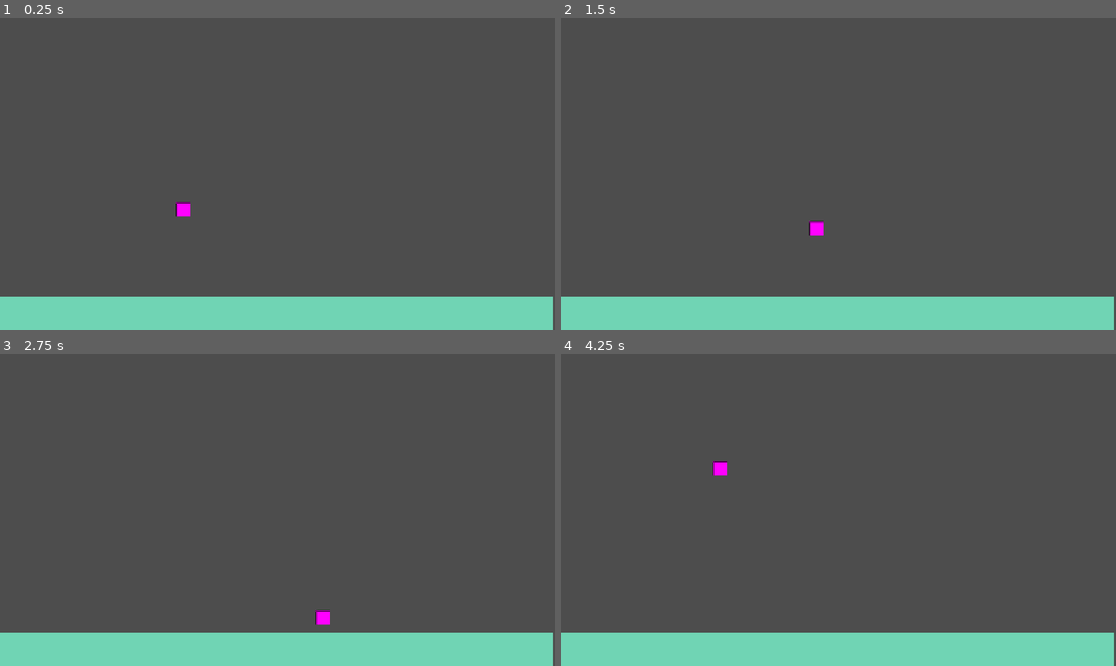
Above: before the commit, frames 1-4 (two rows, left to right).
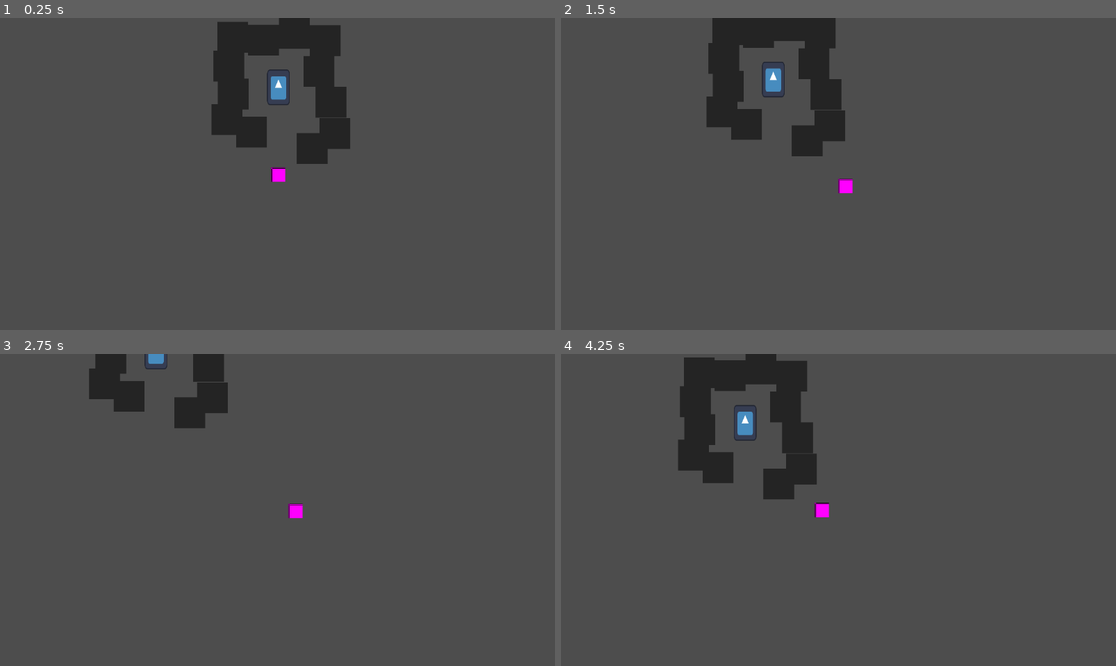
Above: after the commit, the same moments.

Repository: jwhankins177/sandcastle-engine
Game: Godot game, scene res://scenes/maps/test_level.tscn
Two runs of this game, one before a commit and one after it. Both use one fixed random seed, a clock stepped at 60 frames per second and the inputs below. The project has no main scene, so this scene is started directly. The engine's default icon, where the game draws it, is replaced by a stand-in: a white triangle on a blue panel in a dark square.
Inputs:
- Up to frame 1 (0.25 s): no input
- Up to frame 2 (1.5 s): tap Enter at 0.5 s; hold Right (ui_right) 0.53-1.28 s; hold Down (ui_down) from 1.28 s (still down)
- Up to frame 3 (2.75 s): release Down (ui_down) at 2.03 s; hold Right (ui_right) from 2.03 s (still down)
- Up to frame 4 (4.25 s): release Right (ui_right) at 2.78 s; hold Up (ui_up) 2.78-3.53 s; hold Left (ui_left) from 3.53 s (still down)

The runs differ from the first frame. In frame 1, 17% of the frame differs, in the area x 0-100%, y 0-100%; in frame 2, 17%; in frame 3, 14%; in frame 4, 17%.

Commit message:
rollback

Diff:
--- /dev/null
+++ b/resources/cards/loot_item.tscn
@@ -0,0 +1,7 @@
+[gd_scene format=3 uid="uid://dyedt6l37y3r2"]
+
+[node name="Area2D" type="Area2D"]
+
+[node name="Sprite2D" type="Sprite2D" parent="."]
+
+[node name="Sprite2D2" type="Sprite2D" parent="."]
--- /dev/null
+++ b/resources/cards/wall.tscn
@@ -0,0 +1,16 @@
+[gd_scene load_steps=2 format=3 uid="uid://dvy60apradr1h"]
+
+[sub_resource type="RectangleShape2D" id="RectangleShape2D_g3nl3"]
+size = Vector2(64, 64)
+
+[node name="Wall" type="StaticBody2D"]
+
+[node name="CollisionShape2D" type="CollisionShape2D" parent="."]
+position = Vector2(32, 32)
+shape = SubResource("RectangleShape2D_g3nl3")
+
+[node name="ColorRect" type="ColorRect" parent="."]
+offset_right = 64.0
+offset_bottom = 64.0
+color = Color(0.14044744, 0.14044747, 0.14044738, 1)
+metadata/_edit_use_anchors_ = true
--- /dev/null
+++ b/scenes/entities/loot_item.gd
@@ -0,0 +1,19 @@
+extends Area2D
+
+# This is your "Foreign Key".
+# You can drag any .tres card file into this slot in the Inspector.
+@export var card_data: CardData
+
+func _ready():
+	# In SQL, this is like a Trigger.
+	# When a 'body' enters this area, run the function.
+	body_entered.connect(_on_body_entered)
+
+func _on_body_entered(body):
+	# Check if the thing that touched us has our 'apply' method (The Player)
+	if body.has_method("apply_card_effect") and card_data != null:
+		body.apply_card_effect(card_data)
+
+		# Delete the loot from the world so it can't be picked up twice
+		# (Godot's version of 'DELETE FROM World WHERE id = self')
+		queue_free()
--- /dev/null
+++ b/scenes/entities/loot_item.tscn
@@ -0,0 +1,21 @@
+[gd_scene load_steps=4 format=3 uid="uid://cwtw8y0cpaipv"]
+
+[ext_resource type="Script" uid="uid://rvlq5cdq55ns" path="res://scenes/entities/loot_item.gd" id="1_1ywed"]
+[ext_resource type="Texture2D" uid="uid://cphxfp2va53b0" path="res://icon.svg" id="2_f602b"]
+
+[sub_resource type="RectangleShape2D" id="RectangleShape2D_f602b"]
+size = Vector2(48, 74)
+
+[node name="Area2D" type="Area2D"]
+script = ExtResource("1_1ywed")
+metadata/_edit_lock_ = true
+
+[node name="Sprite2D" type="Sprite2D" parent="."]
+position = Vector2(1.5258789e-05, -9.536743e-07)
+scale = Vector2(0.3671875, 0.578125)
+texture = ExtResource("2_f602b")
+metadata/_edit_lock_ = true
+
+[node name="CollisionShape2D" type="CollisionShape2D" parent="."]
+shape = SubResource("RectangleShape2D_f602b")
+metadata/_edit_lock_ = true
--- /dev/null
+++ b/scenes/entities/player.gd
@@ -0,0 +1,24 @@
+extends CharacterBody2D
+
+var base_speed: float = 200.0
+var current_speed: float = 200.0
+
+func _physics_process(_delta):
+	var direction = Input.get_vector("ui_left", "ui_right", "ui_up", "ui_down")
+	velocity = direction * current_speed
+	move_and_slide()
+
+func apply_card_effect(card: CardData):
+	# Using 'match' (Godot's version of Python 3.10's 'match' statement)
+	# This is much cleaner than nested If/Else.
+	print("Triggering Card: " + card.card_name)
+
+	# logic for the speed change
+	current_speed = base_speed * card.speed_multiplier
+
+	# Wait for the specific duration defined in the .tres file
+	await get_tree().create_timer(card.duration).timeout
+
+	# Reset to baseline
+	current_speed = base_speed
+	print("Effect worn off.")
--- /dev/null
+++ b/scenes/entities/player.tscn
@@ -0,0 +1,23 @@
+[gd_scene load_steps=4 format=3 uid="uid://c7uowfy4qg0ik"]
+
+[ext_resource type="Script" uid="uid://dmu205qtrw42s" path="res://scenes/entities/player.gd" id="1_gywni"]
+
+[sub_resource type="PlaceholderTexture2D" id="PlaceholderTexture2D_rkyj4"]
+size = Vector2(30, 30)
+
+[sub_resource type="RectangleShape2D" id="RectangleShape2D_gywni"]
+size = Vector2(30, 30)
+
+[node name="Player" type="CharacterBody2D"]
+script = ExtResource("1_gywni")
+
+[node name="Sprite2D" type="Sprite2D" parent="."]
+position = Vector2(1, 1)
+texture = SubResource("PlaceholderTexture2D_rkyj4")
+
+[node name="CollisionShape2D" type="CollisionShape2D" parent="."]
+position = Vector2(1, 1)
+shape = SubResource("RectangleShape2D_gywni")
+
+[node name="Camera2D" type="Camera2D" parent="."]
+position_smoothing_enabled = true
--- a/scenes/maps/test_level.gd
+++ b/scenes/maps/test_level.gd
@@ -1,20 +1,9 @@
 extends Node2D
 
 func _ready():
-	# This is a more manual way to grab the node.
-	# It will print a specific error if it can't find it.
-	var player = get_node_or_null("Player")
+	# This script is now just a 'Level Manager'
+	# Use it for things that affect the WHOLE level
+	print("Welcome to the Dungeon.")
 
-	if player == null:
-		print("CRITICAL ERROR: I am looking for a child named 'Player' but I don't see one.")
-		print("My current children are: ", get_children())
-		return # Stop the script so it doesn't crash
-
-	print("Player found! Systems nominal.")
-
-	# Rest of your logic...
-	await get_tree().create_timer(3.0).timeout
-	var speed_buff = load("res://resources/cards/speed_boost.tres")
-
-	if speed_buff is CardData:
-		player.apply_card_effect(speed_buff)
+	# You could use this to play background music or trigger a cutscene
+	# But the card pickup logic is now handled by the objects themselves!
--- a/scenes/maps/test_level.tscn
+++ b/scenes/maps/test_level.tscn
@@ -1,33 +1,127 @@
-[gd_scene load_steps=5 format=3 uid="uid://dc6hsbvek08qr"]
+[gd_scene load_steps=8 format=3 uid="uid://dc6hsbvek08qr"]
 
 [ext_resource type="Script" uid="uid://dbectuwk8ugb8" path="res://scenes/maps/test_level.gd" id="1_2xbkd"]
-[ext_resource type="PackedScene" uid="uid://c7uowfy4qg0ik" path="res://scenes/entities/character_body_2d.tscn" id="1_10g28"]
+[ext_resource type="PackedScene" uid="uid://c7uowfy4qg0ik" path="res://scenes/entities/player.tscn" id="1_10g28"]
+[ext_resource type="PackedScene" uid="uid://cwtw8y0cpaipv" path="res://scenes/entities/loot_item.tscn" id="3_v3lgt"]
+[ext_resource type="Resource" uid="uid://bbtgswy16iqfs" path="res://resources/cards/speed_boost.tres" id="4_q56ci"]
+[ext_resource type="PackedScene" uid="uid://dvy60apradr1h" path="res://resources/cards/wall.tscn" id="5_q56ci"]
+[ext_resource type="Texture2D" uid="uid://bpedutm2dnaju" path="res://assets/art/Placeholder/PNG/Default (64px)/wood.png" id="6_4thld"]
 
 [sub_resource type="RectangleShape2D" id="RectangleShape2D_2xbkd"]
-
-[sub_resource type="RectangleShape2D" id="RectangleShape2D_10g28"]
-size = Vector2(1152, 100)
+size = Vector2(30, 30)
 
 [node name="TestLevel" type="Node2D"]
-position = Vector2(549, 578)
+position = Vector2(510, 528)
 script = ExtResource("1_2xbkd")
+metadata/_edit_lock_ = true
 
 [node name="Player" parent="." instance=ExtResource("1_10g28")]
-position = Vector2(-170, -182)
+position = Vector2(-276, -104)
 
 [node name="CollisionShape2D2" type="CollisionShape2D" parent="Player"]
+position = Vector2(1, 1)
 shape = SubResource("RectangleShape2D_2xbkd")
+metadata/_edit_lock_ = true
 
 [node name="Floor" type="StaticBody2D" parent="."]
+visible = false
 position = Vector2(3, -3)
 
-[node name="FloorCol" type="CollisionShape2D" parent="Floor"]
-position = Vector2(25, 54)
-shape = SubResource("RectangleShape2D_10g28")
-
 [node name="ColorRect" type="ColorRect" parent="Floor"]
+visible = false
 offset_left = -556.0
 offset_top = 4.0
 offset_right = 596.0
 offset_bottom = 104.0
-color = Color(0.43950984, 0.8317541, 0.70574564, 1)
+color = Color(0.019757554, 0.093183346, 0.069758594, 1)
+
+[node name="Loot" parent="." instance=ExtResource("3_v3lgt")]
+position = Vector2(-274, -284)
+card_data = ExtResource("4_q56ci")
+
+[node name="Wall" parent="." instance=ExtResource("5_q56ci")]
+position = Vector2(-222, -349)
+
+[node name="Wall2" parent="." instance=ExtResource("5_q56ci")]
+position = Vector2(-273, -428)
+
+[node name="Wall3" parent="." instance=ExtResource("5_q56ci")]
+position = Vector2(-401, -420)
+
+[node name="Wall4" parent="." instance=ExtResource("5_q56ci")]
+position = Vector2(-209, -413)
+
+[node name="Wall5" parent="." instance=ExtResource("5_q56ci")]
+position = Vector2(-337, -414)
+
+[node name="Wall6" parent="." instance=ExtResource("5_q56ci")]
+position = Vector2(-236, -189)
+
+[node name="Wall12" parent="." instance=ExtResource("5_q56ci")]
+position = Vector2(-189, -220)
+
+[node name="Wall7" parent="." instance=ExtResource("5_q56ci")]
+position = Vector2(-400, -302)
+
+[node name="Wall8" parent="." instance=ExtResource("5_q56ci")]
+position = Vector2(-197, -285)
+
+[node name="Wall9" parent="." instance=ExtResource("5_q56ci")]
+position = Vector2(-413, -249)
+
+[node name="Wall11" parent="." instance=ExtResource("5_q56ci")]
+position = Vector2(-413, -249)
+
+[node name="Wall10" parent="." instance=ExtResource("5_q56ci")]
+position = Vector2(-409, -360)
+
+[node name="Wall13" parent="." instance=ExtResource("5_q56ci")]
+position = Vector2(-362, -223)
+
+[node name="Wood" type="Sprite2D" parent="."]
+position = Vector2(-478, 84)
+texture = ExtResource("6_4thld")
+
+[node name="Wood2" type="Sprite2D" parent="Wood"]
+position = Vector2(60, 0)
+texture = ExtResource("6_4thld")
+
+[node name="Wood3" type="Sprite2D" parent="Wood"]
+position = Vector2(1, -64)
+texture = ExtResource("6_4thld")
+
+[node name="Wood4" type="Sprite2D" parent="Wood"]
+position = Vector2(64, -65)
+texture = ExtResource("6_4thld")
+
+[node name="Wood5" type="Sprite2D" parent="Wood"]
+position = Vector2(129, -65)
+texture = ExtResource("6_4thld")
+
+[node name="Wood6" type="Sprite2D" parent="Wood"]
+position = Vector2(193, -66)
+texture = ExtResource("6_4thld")
+
+[node name="Wood7" type="Sprite2D" parent="Wood"]
+position = Vector2(125, 1)
+texture = ExtResource("6_4thld")
+
+[node name="Wood8" type="Sprite2D" parent="Wood"]
+position = Vector2(191, 0)
+texture = ExtResource("6_4thld")
+
+[node name="Wood9" type="Sprite2D" parent="Wood"]
+position = Vector2(256, -1)
+texture = ExtResource("6_4thld")
+
+[node name="Wood10" type="Sprite2D" parent="Wood"]
+position = Vector2(256, -65)
+texture = ExtResource("6_4thld")
+
+[node name="Wood11" type="Sprite2D" parent="Wood"]
+position = Vector2(319, -65)
+texture = ExtResource("6_4thld")
+
+[node name="Wood12" type="Sprite2D" parent="Wood"]
+position = Vector2(320, 0)
+texture = ExtResource("6_4thld")
Not shown, added: assets/art/Placeholder/License.txt
Not shown, added: assets/art/Placeholder/Tiled/sampleMap.tmx
Not shown, added: assets/art/Placeholder/Tiled/sampleSheet.tsx
Not shown, added: scenes/entities/loot_item.gd.uid
Not shown, added: scenes/entities/player.gd.uid
Not shown, changed: .gitignore
Not shown, added: assets/art/Placeholder/Visit Kenney.url
Not shown, added: assets/art/Placeholder/Visit Patreon.url
